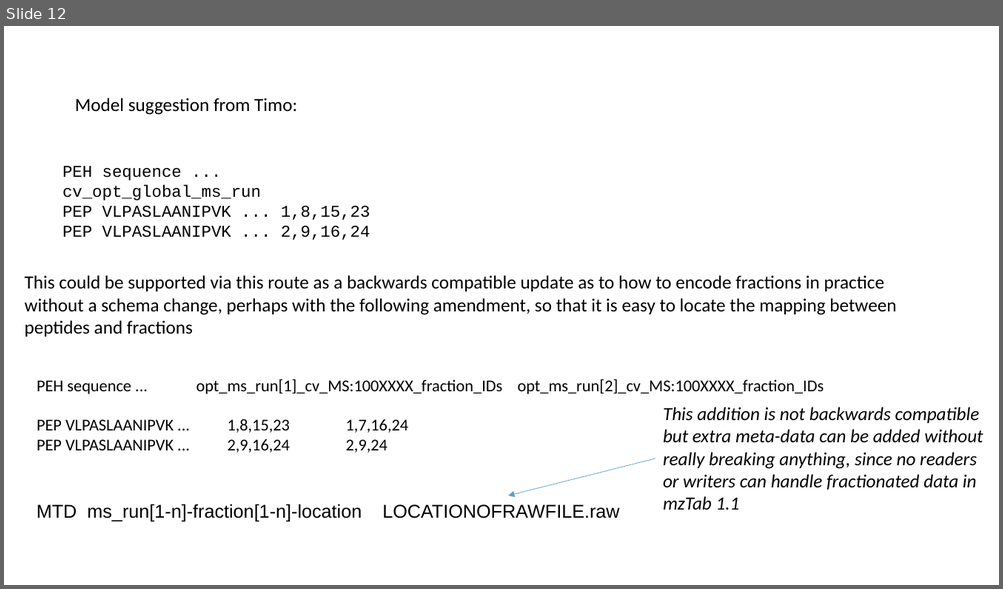
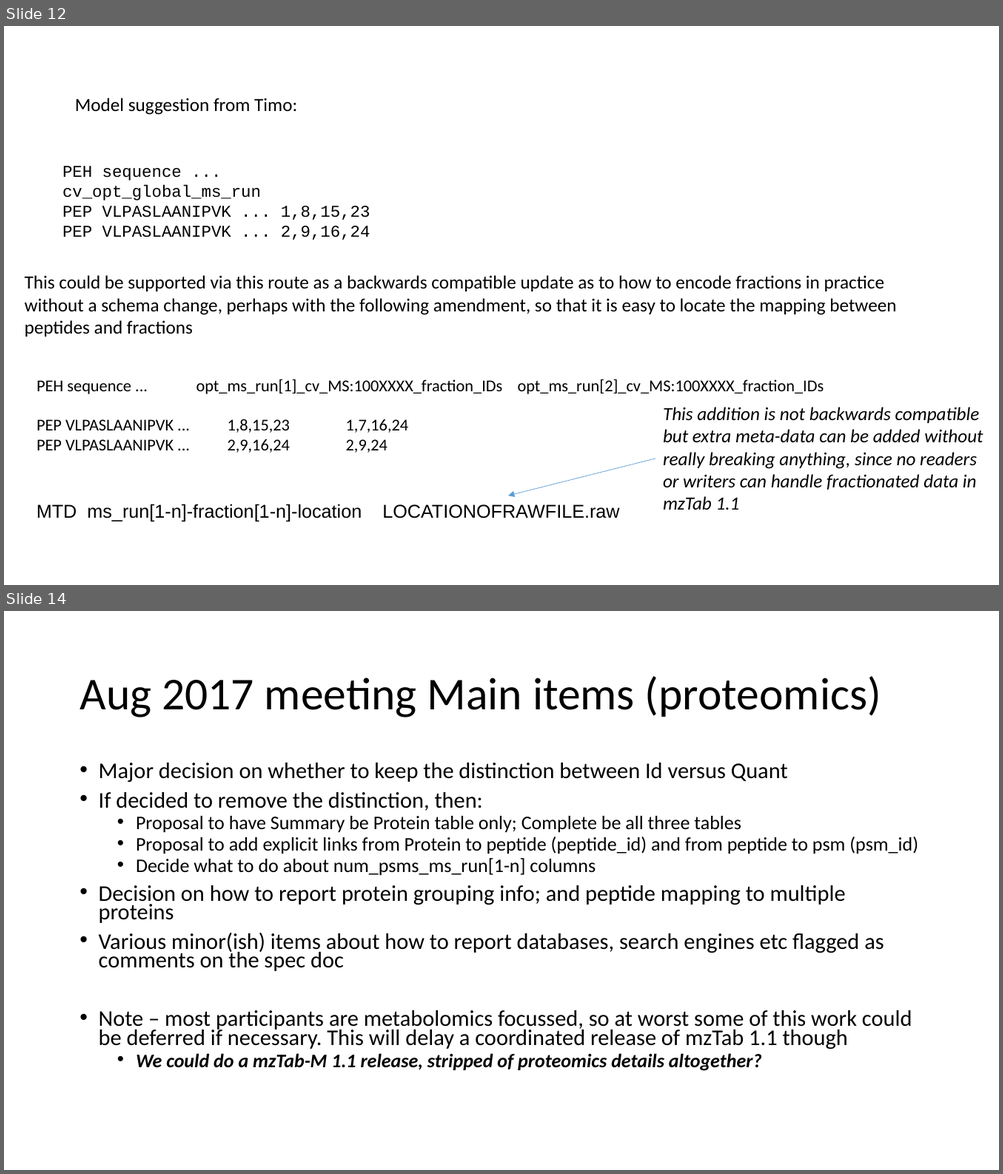
Before and after one commit to HUPO-PSI/mzTab, a slide deck: specification_document/1_1_draft_specs/Version11_design_considerations.pptx. Shown one above the other, each under a label of ours: slide 12 before the commit, slides 12 and 14 after it; the slides between them are not shown. The pictures are 1003x589 and 1003x1174 pixels, drawn with LibreOffice and Linux fonts; fonts in the diff are those of the drawing. Boxes give left, top, right and bottom in pixels: in the first picture for what was removed or moved away, otherwise in the second. Text is boxed around its words. In the diff, an @@ line names an element or a change of style, - is before the commit and + after.

```diff
--- a/specification_document/1_1_draft_specs/Version11_design_considerations.pptx
+++ b/specification_document/1_1_draft_specs/Version11_design_considerations.pptx
@@ slide 14 added at box(4, 611, 999, 1170), background #FFFFFF @@
@@ title added at box(79, 676, 881, 718), 44 pt, text #000000 @@
+Aug 2017 meeting Main items (proteomics)
@@ text added at box(99, 763, 918, 1071), 21.7 pt, text #000000 @@
+• Major decision on whether to keep the distinction between Id versus Quant
+• If decided to remove the distinction, then:
+  • Proposal to have Summary be Protein table only; Complete be all three tables
+  • Proposal to add explicit links from Protein to peptide (peptide_id) and from peptide to psm (psm_id)
+  • Decide what to do about num_psms_ms_run[1-n] columns
+• Decision on how to report protein grouping info; and peptide mapping to multiple proteins
+• Various minor(ish) items about how to report databases, search engines etc flagged as comments on the spec doc
+• Note – most participants are metabolomics focussed, so at worst some of this work could be deferred if necessary. This will delay a coordinated release of mzTab 1.1 though
+  • We could do a mzTab-M 1.1 release, stripped of proteomics details altogether?
```
Also in this commit, not shown: 3 slides changed, 2 other slides added, 1 other file.
